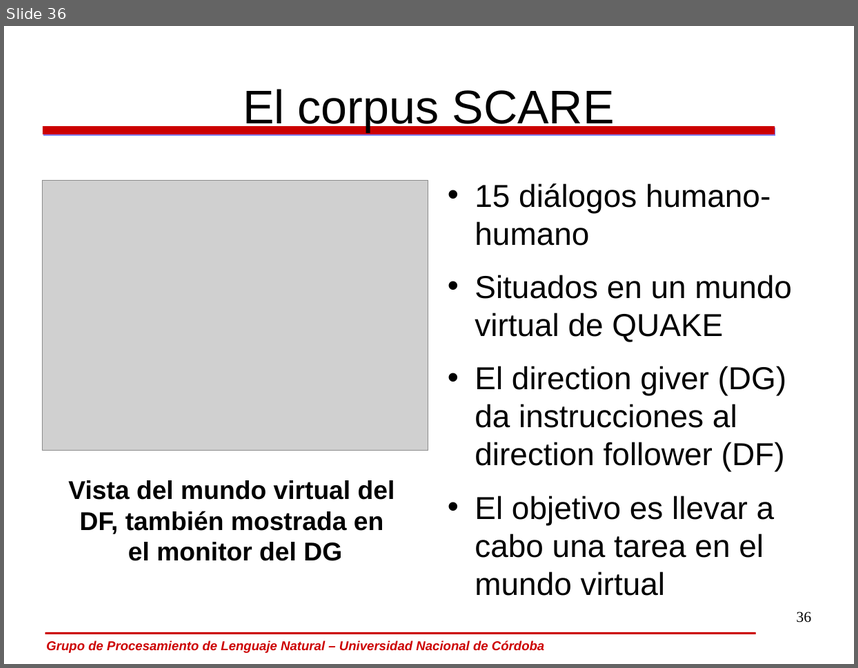
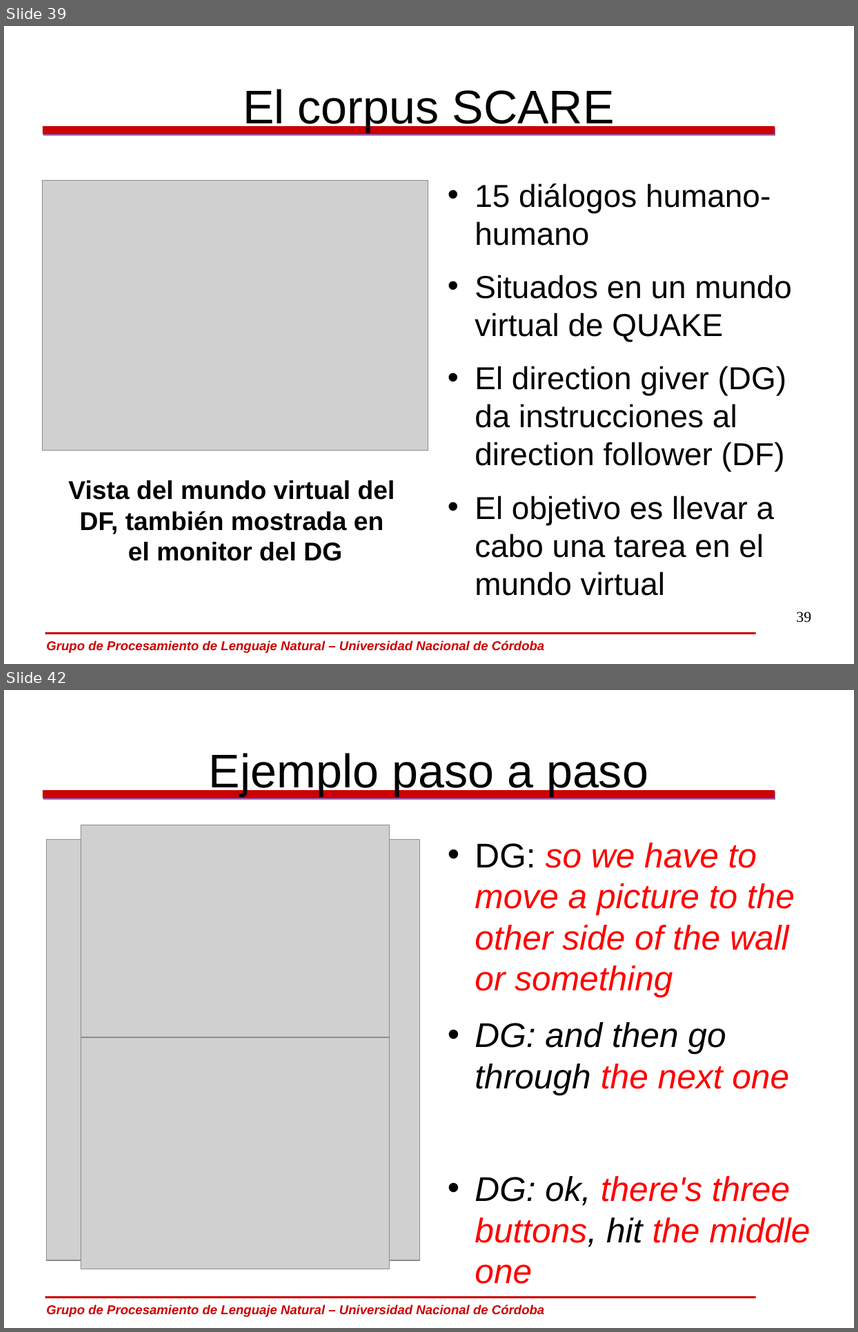
Before and after one commit to carlosareces/elic10, a slide deck: slides/dia5.odp. Shown one above the other, each under a label of ours: slide 36 before the commit, slides 39 and 42 after it; the slides between them are not shown. The pictures are 858x668 and 858x1332 pixels, drawn with LibreOffice and Linux fonts; fonts in the diff are those of the drawing; grey boxes stand for pictures; background and template pictures are left out. Boxes give left, top, right and bottom in pixels: in the first picture for what was removed or moved away, otherwise in the second. Text is boxed around its words. In the diff, an @@ line names an element or a change of style, - is before the commit and + after.

```diff
--- a/slides/dia5.odp
+++ b/slides/dia5.odp
@@ slide 42 added at box(4, 690, 854, 1328), background #FFFFFF; not listed: 3 template elements that a slide beside it also shows @@
@@ title added at box(209, 753, 648, 796), 44 pt, text #000000 @@
+Ejemplo paso a paso
@@ picture added at box(81, 825, 390, 1056) @@
@@ picture added at box(46, 839, 420, 1260) @@
@@ text added at box(475, 842, 810, 1247), 32 pt, text #FF0000, italic @@
+• DG: so we have to move a picture to the other side of the wall or something
+• DG: and then go through the next one
+• DG: ok, there's three buttons, hit the middle one
@@ picture added at box(81, 1037, 390, 1268) @@
@@ what was slide 36 is now slide 39 @@
@@ page number at box(796, 611, 811, 622): text changed @@
-36
+39
```
Also in this commit, not shown: 3 slides changed, 7 other slides added, 2 slides removed.
